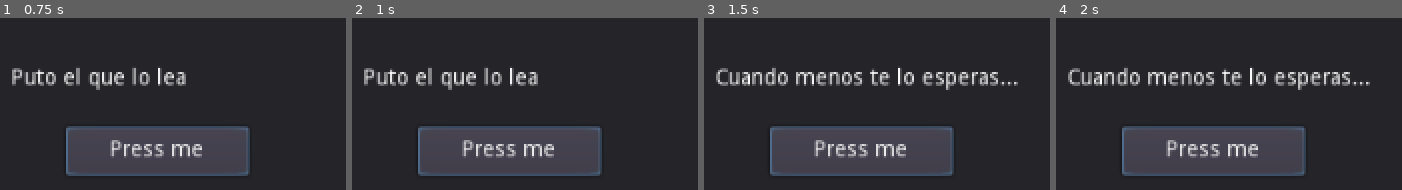
Above: before the commit, frames 1-4 (left to right).
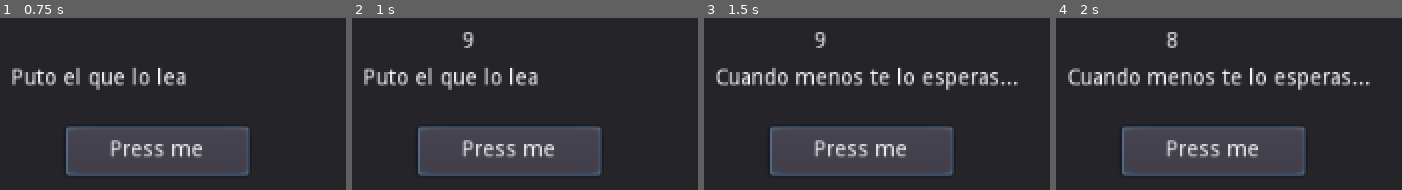
Above: after the commit, the same moments.

Repository: kevinlink123/Red-Queen
Game: Godot game, scene res://HelloWorld.tscn
Two runs of this game, one before a commit and one after it. Both use one fixed random seed, a clock stepped at 60 frames per second and the inputs below.
Inputs:
- Up to frame 1 (0.75 s): click "Press me" at 0.5 s
- Up to frame 2 (1 s): no input
- Up to frame 3 (1.5 s): click "Press me" at 1.25 s
- Up to frame 4 (2 s): no input

Frame 1 is identical in both runs. In frame 2, 0.2% of the frame differs, in the area x 31-36%, y 8-18%; in frame 3, 0.2%; in frame 4, 0.3%.

Commit message:
Segunda Confirmacion de cambios a la demo del proyecto
Solo agregue un nodo label y use la funcion "_process", que se ejecuta luego de que cada frame es renderizado, para usarlo para mostrar una cuenta regresiva en pantalla. Cuando la cuenta llega a 0, se muestra un mensaje. El primer codigo (el que toglea los mensajes de otro label) sigue en el script del padre de "mensajePrron" y no colisiona de ninguna forma con ningun otro script.
RECUERDEN QUE SE PUEDE METER SCRIPTS A CUALQUIER NODO. AHORA MISMO HAY 2 SCRIPTS: 1 DE "Panel" Y EL OTRO CORRESPONDE AL CHILD DE "Panel", "mensajePrron".

Diff:
--- a/First Godot Code/HelloWorld.gd
+++ b/First Godot Code/HelloWorld.gd
@@ -8,6 +8,7 @@
 	get_node("Button").connect("pressed", self, "on_button_pressed");
 
 
+
 func on_button_pressed():
 	if wasPressed:
 		get_node("Label").text = originalText;
--- a/First Godot Code/HelloWorld.tscn
+++ b/First Godot Code/HelloWorld.tscn
@@ -1,6 +1,7 @@
-[gd_scene load_steps=2 format=2]
+[gd_scene load_steps=3 format=2]
 
 [ext_resource path="res://HelloWorld.gd" type="Script" id=1]
+[ext_resource path="res://MensajePrron.gd" type="Script" id=2]
 
 [node name="Panel" type="Panel"]
 margin_right = 1026.0
@@ -20,3 +21,10 @@
 margin_right = 551.444
 margin_bottom = 438.468
 text = "Press me"
+
+[node name="MensajePrron" type="Label" parent="."]
+margin_left = 462.301
+margin_top = 345.432
+margin_right = 544.301
+margin_bottom = 366.432
+script = ExtResource( 2 )
--- /dev/null
+++ b/First Godot Code/MensajePrron.gd
@@ -0,0 +1,18 @@
+extends Label
+# entorno global (extend de xxx)
+var cont = 0;
+var num = 10;
+var mensajeTimeOut = "Se acabo el timpo prro";
+
+# _process se ejecuta por cada frame que se renderiza
+func _process(delta):
+	cont = cont + 1;
+	if cont == 60:
+		cont = 0;
+		num = num - 1;
+		text = str(num);
+
+
+	if num == 0:
+		cont = 0;
+		text = mensajeTimeOut;
